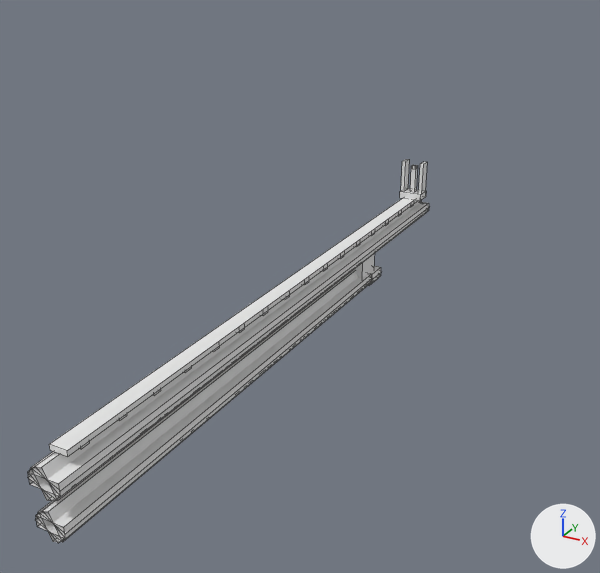
An edit to the OBJ model src/main/resources/assets/mareeletrica/models/block/paint_m870_body_1.obj, drawn before and after from the same camera.
Camera for both pictures: a 50 mm camera at (1.17, -0.74, 1.08) aimed at (0.35, 0.75, 0.33). Lighting does not change. The marker at lower right points along +X, +Y and +Z. The first picture is the older version. Mesh edges are drawn as thin lines. Where no turn or scale is listed for an object, it has been applied to the vertices. Vertices at exactly the same position are counted once.

The first picture shows 'paint_m870_body_1'.
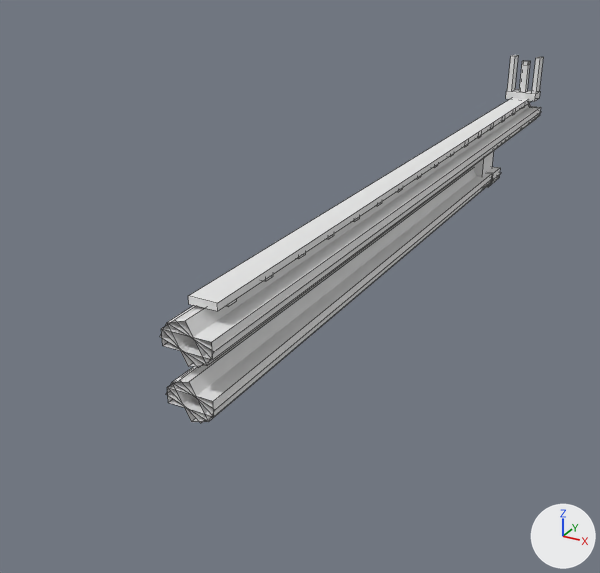
Where the change shows, as pixel boxes (x1, y1, x2, y2) in the pictures (600 x 573 px; the box of a moved part takes in the faces that stretch with it):
'paint_m870_body_1', reshaped
    before: (28, 159, 429, 543)
    after: (160, 55, 543, 423)
part 1 of me_paint_m870_body_1, moved or reshaped
    before: (368, 266, 381, 284)
    after: (487, 167, 500, 185)
part 2 of me_paint_m870_body_1, moved or reshaped
    before: (368, 271, 382, 286)
    after: (486, 173, 501, 188)
part 3 of me_paint_m870_body_1, moved or reshaped
    before: (28, 202, 429, 502)
    after: (161, 106, 541, 368)
part 4 of me_paint_m870_body_1, moved or reshaped
    before: (28, 201, 429, 501)
    after: (160, 103, 541, 367)
part 5 of me_paint_m870_body_1, added
    after: (188, 98, 531, 311)
part 6 of me_paint_m870_body_1, added
    after: (506, 89, 540, 101)
part 7 of me_paint_m870_body_1, added
    after: (519, 61, 530, 92)
part 8 of me_paint_m870_body_1, added
    after: (532, 57, 543, 94)
part 9 of me_paint_m870_body_1, added
    after: (507, 55, 518, 91)
part 10 of me_paint_m870_body_1, moved or reshaped
    before: (36, 271, 371, 543)
    after: (167, 173, 492, 423)
part 11 of me_paint_m870_body_1, moved or reshaped
    before: (36, 271, 372, 542)
    after: (166, 168, 493, 422)
part 12 of me_paint_m870_body_1, added
    after: (472, 151, 494, 177)
part 13 of me_paint_m870_body_1, deleted
    before: (49, 159, 427, 457)

What the commit changed:
me_paint_m870_body_1 is used by ob_paint_m870_body_1; location (0.0, 0.0, 0.0).
me_paint_m870_body_1 had 282 vertices, 226 faces and spanned x 0.472..0.528, y -0.167..1.068, z 0.363..0.57.
me_paint_m870_body_1 now has 284 vertices, 226 faces and spans x 0.449..0.551, y 0.13..2.022, z 0.37..0.687.
me_paint_m870_body_1 part 1: the loose piece of 12 vertices spanning x 0.474..0.526, y 0.744..0.788, z 0.365..0.412 is scaled about its middle by (1.81, 1.53, 1.53), then moved by (0.0, 0.793, 0.02).
me_paint_m870_body_1 part 2: the loose piece of 12 vertices spanning x 0.472..0.528, y 0.744..0.788, z 0.363..0.414 is scaled about its middle by (1.81, 1.53, 1.53), then moved by (0.0, 0.793, 0.02).
me_paint_m870_body_1 part 3: the loose piece of 12 vertices spanning x 0.475..0.525, y -0.167..1.067, z 0.43..0.476 is scaled about its middle by (1.81, 1.53, 1.53), then moved by (0.0, 0.625, 0.055).
me_paint_m870_body_1 part 4: the loose piece of 12 vertices spanning x 0.473..0.527, y -0.167..1.067, z 0.428..0.477 is scaled about its middle by (1.81, 1.53, 1.53), then moved by (0.0, 0.625, 0.055).
me_paint_m870_body_1 part 5: a new loose piece, a box spanning x 0.474..0.526, y 0.175..2.02, z 0.548..0.562, in mat_paint (its picture is missing).
me_paint_m870_body_1 part 6: a new loose piece, a box spanning x 0.453..0.547, y 1.926..1.98, z 0.557..0.579, in mat_paint (its picture is missing).
me_paint_m870_body_1 part 7: a new loose piece, a box spanning x 0.49..0.51, y 1.945..1.96, z 0.579..0.674, in mat_paint (its picture is missing).
me_paint_m870_body_1 part 8: a new loose piece, a box spanning x 0.532..0.547, y 1.934..1.97, z 0.579..0.687, in mat_paint (its picture is missing).
me_paint_m870_body_1 part 9: a new loose piece, a box spanning x 0.453..0.468, y 1.934..1.97, z 0.579..0.687, in mat_paint (its picture is missing).
me_paint_m870_body_1 part 10: the loose piece of 12 vertices spanning x 0.477..0.523, y -0.167..0.744, z 0.367..0.409 is scaled about its middle by (1.81, 1.53, 1.53), then moved by (0.0, 0.539, 0.02).
me_paint_m870_body_1 part 11: the loose piece of 12 vertices spanning x 0.475..0.525, y -0.167..0.744, z 0.365..0.411 is scaled about its middle by (1.81, 1.53, 1.53), then moved by (0.0, 0.539, 0.02).
me_paint_m870_body_1 part 12: a new loose piece, a box spanning x 0.471..0.529, y 1.48..1.57, z 0.404..0.498, in mat_paint (its picture is missing).
me_paint_m870_body_1 part 13: 23 loose pieces with 190 vertices, spanning x 0.474..0.526, y -0.137..1.068, z 0.385..0.57, are deleted.
Other edits to the shape of me_paint_m870_body_1 do not show in these pictures.
